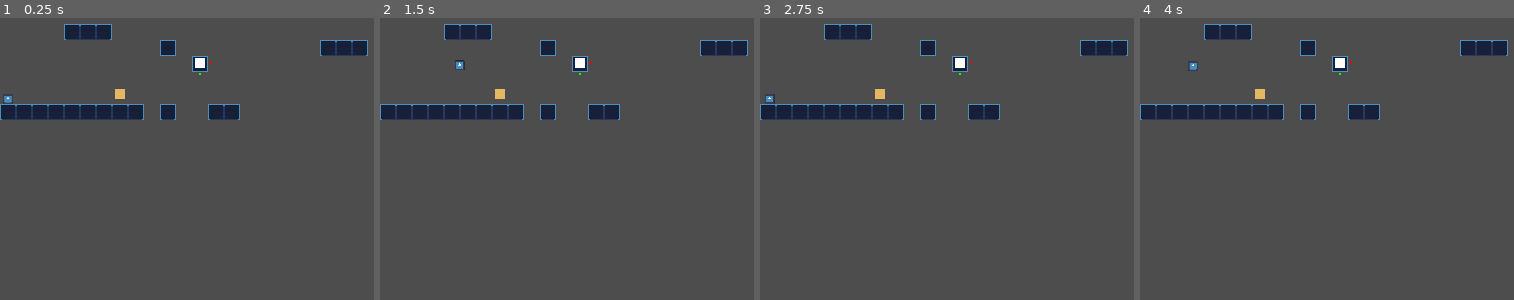
Above: before the commit, frames 1-4 (left to right).
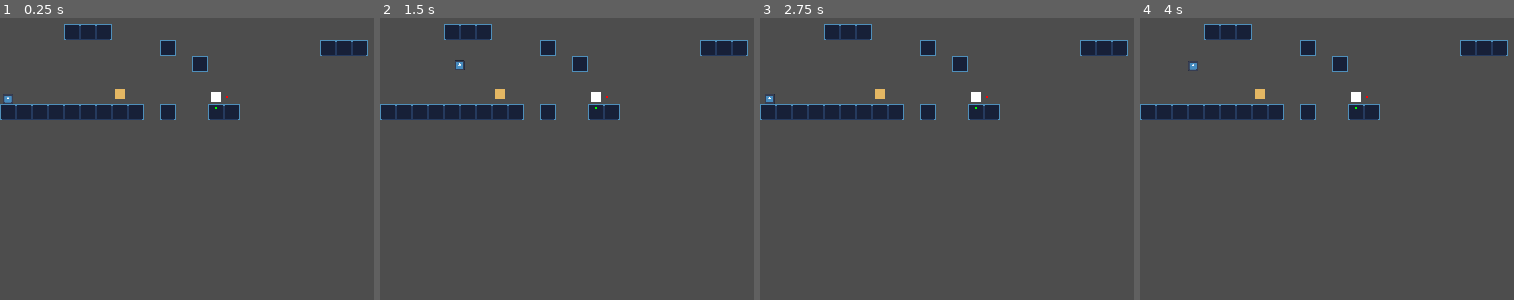
Above: after the commit, the same moments.

Repository: Robocraft999/ScalesToScale
Game: Godot game, scene res://scenes/root.tscn
Same seed, same stepped clock (60 frames per second), same inputs: the game is played once before the commit and once after it. The engine's default icon, where the game draws it, is replaced by a stand-in: a white triangle on a blue panel in a dark square.
Inputs (mouse positions are in pixels of both pictures, inside the frame that each line leads up to):
- Up to frame 1 (0.25 s): no input
- Up to frame 2 (1.5 s): tap Enter at 0.5 s; move the mouse to (outside the picture) at 0.52 s; press the mouse at (outside the picture) at 0.53 s; hold D (move_right) 0.53-1.25 s; tap Space (jump) at 0.77, 1.25 s; release the mouse at (outside the picture) at 1.25 s; drag from (570, 139) to (667, 192) at 1.27 s
- Up to frame 3 (2.75 s): tap Enter at 2 s; move the mouse to (outside the picture) at 2.02 s; press the mouse at (outside the picture) at 2.03 s; hold A (move_left) from 2.03 s (still down)
- Up to frame 4 (4 s): release A (move_left) at 2.75 s; release the mouse at (outside the picture) at 2.75 s; tap Space (jump) at 2.75, 3.77 s; drag from (1427, 192) to (1267, 68) at 2.77 s; tap Enter at 3.5 s; move the mouse to (outside the picture) at 3.52 s; press the mouse at (outside the picture) at 3.53 s; hold D (move_right) from 3.53 s (still down)

The runs differ from the first frame. In frame 1, 0.2% of the frame differs, in the area x 52-61%, y 14-33%; in frame 2, 0.2%; in frame 3, 0.2%; in frame 4, 0.2%.

Commit message:
changes resize position

Diff:
--- a/scenes/test.tscn
+++ b/scenes/test.tscn
@@ -58,7 +58,8 @@
 [node name="Inventory" type="Node" parent="Player"]
 
 [node name="StaticBody2D" type="StaticBody2D" parent="."]
-position = Vector2(200, 121)
+position = Vector2(216, 155)
+metadata/_edit_group_ = true
 
 [node name="CollisionShape2D" type="CollisionShape2D" parent="StaticBody2D"]
 shape = SubResource("RectangleShape2D_o6i2r")
